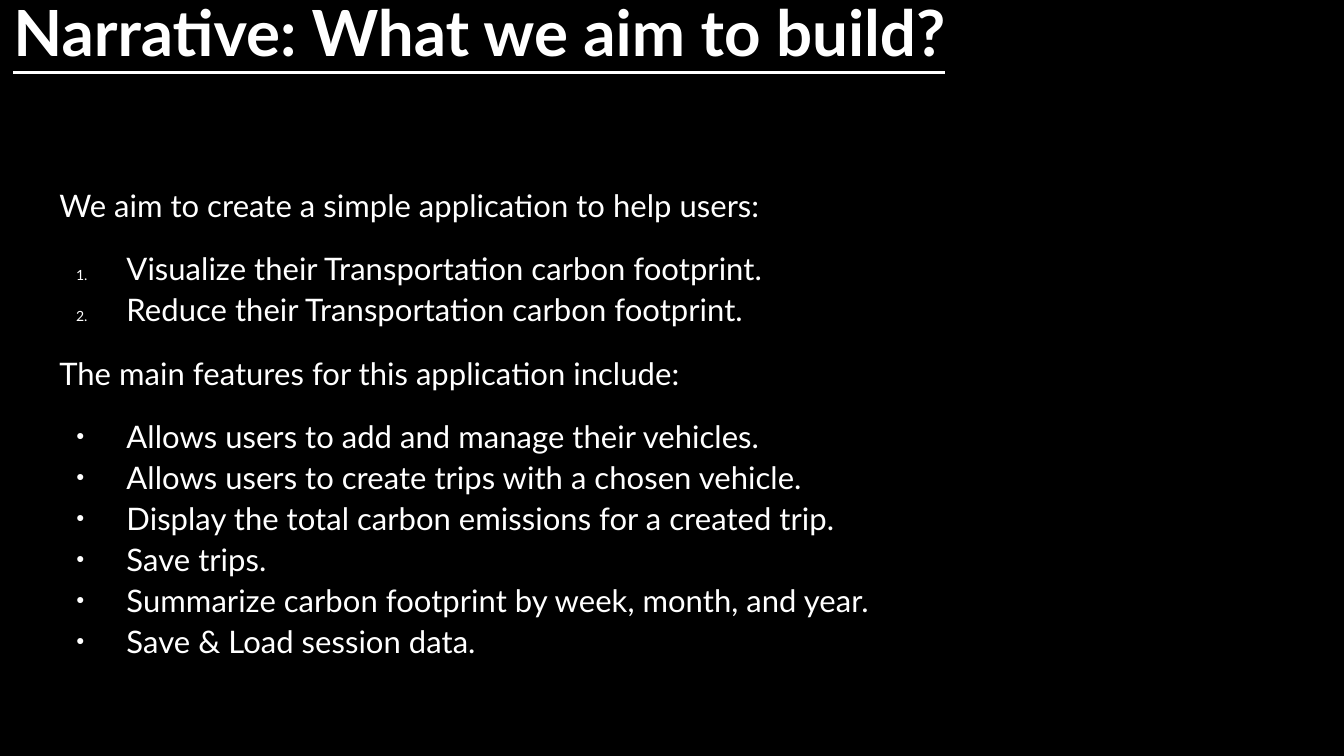
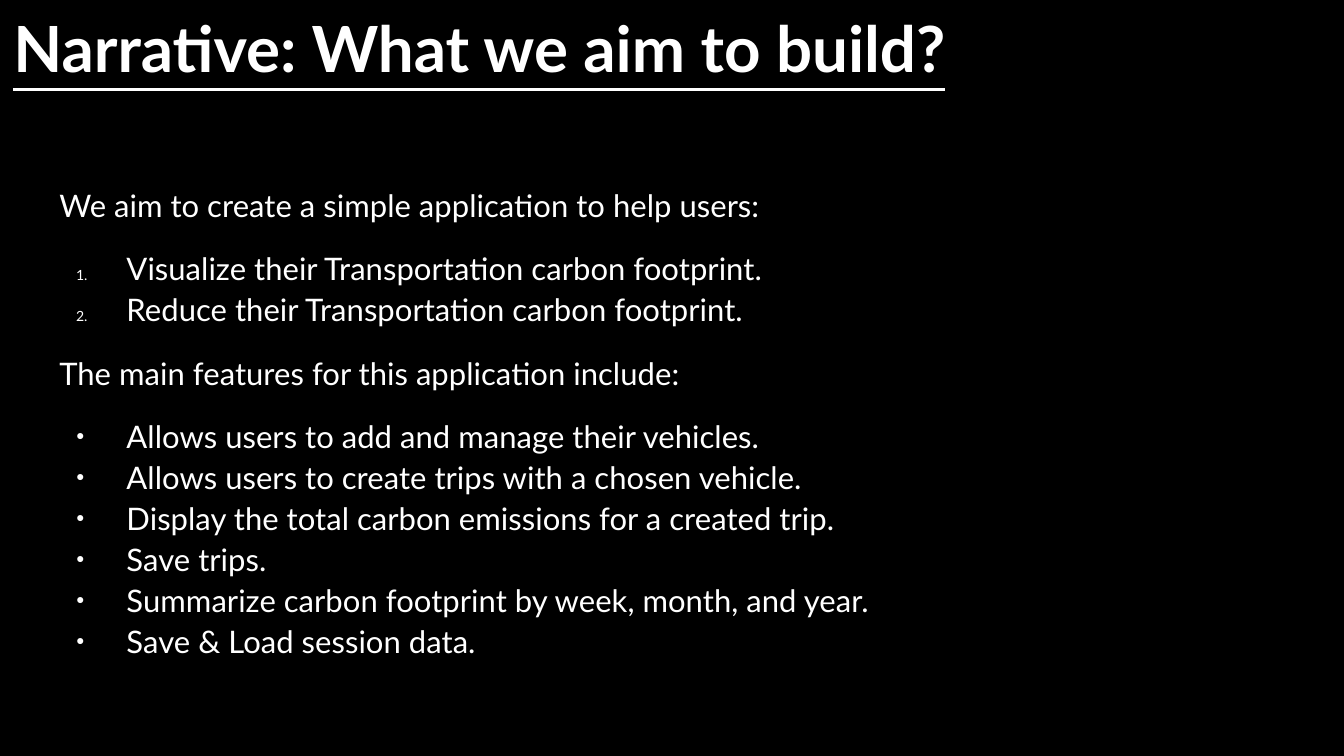
Before and after one commit to Issite/carbon-commute-calculator, a slide deck: slide 5 of docs/Project Final Presentation.odp. Drawn at 1344x756 pixels with LibreOffice and Linux fonts; fonts in the diff are those of the drawing. Boxes give left, top, right and bottom in pixels: in the first picture for what was removed or moved away, otherwise in the second. Text is boxed around its words. In the diff, an @@ line names an element or a change of style, - is before the commit and + after.

```diff
--- a/docs/Project Final Presentation.odp
+++ b/docs/Project Final Presentation.odp
@@ title "Narrative: What we aim to ..." moved from (x1=13, y1=8, x2=945, y2=57) to (x1=13, y1=24, x2=945, y2=73) @@
```
Also in this commit, not shown: 1 other slide changed.
